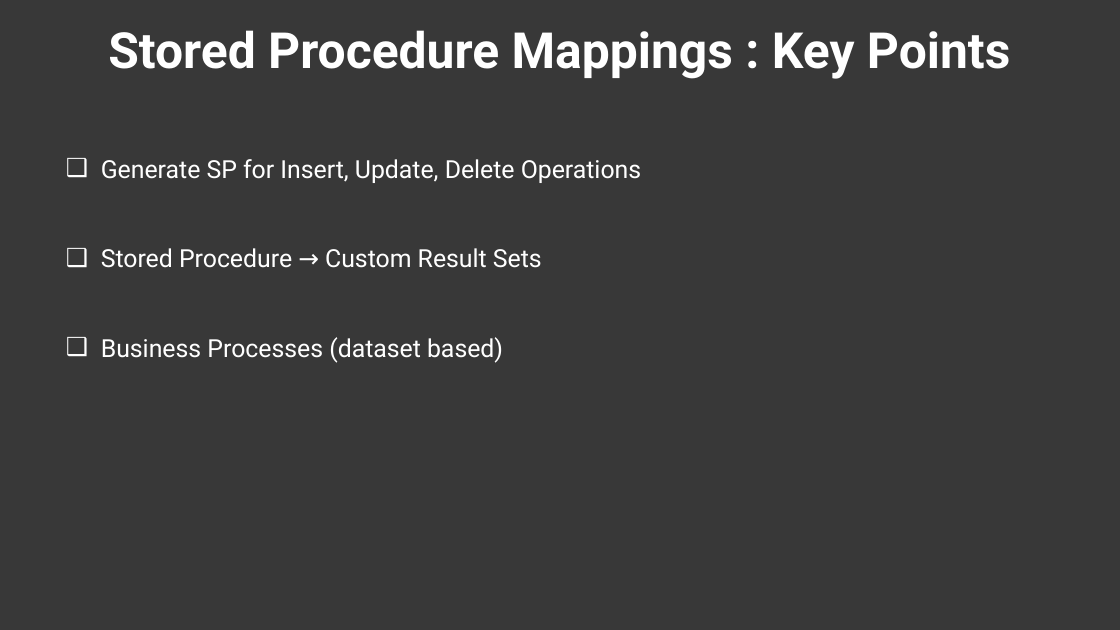
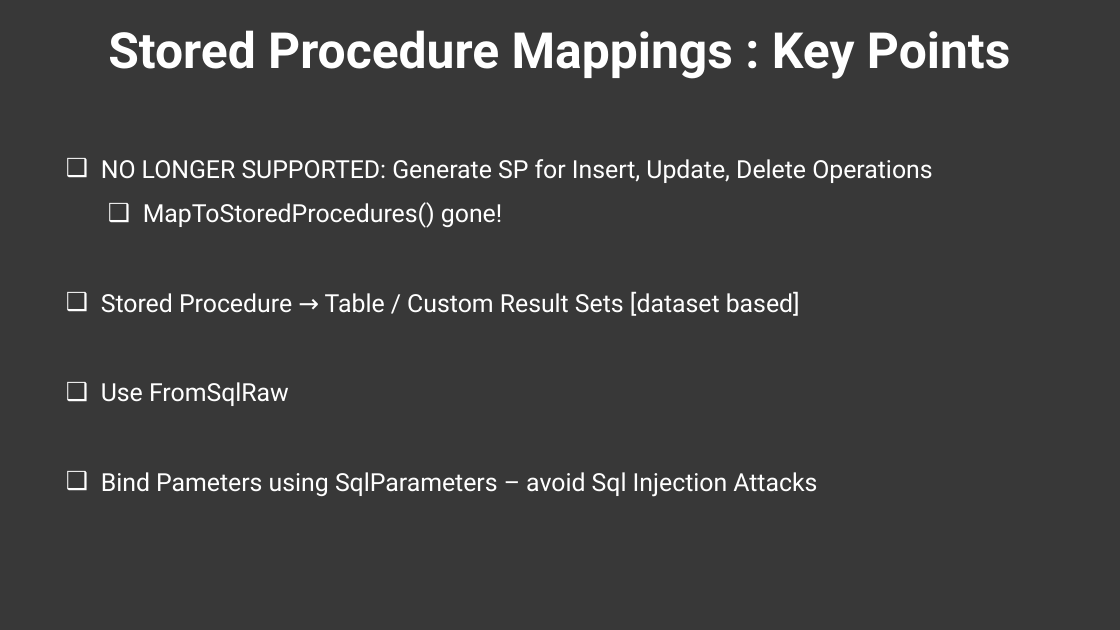
Before and after one commit to twalkerb/Entity-foundation-.NET-6, a slide deck: slide 21 of Sections/Section 3/Entity Fundamentals Using .NET 6_Section 3.pptx. Drawn at 1120x630 pixels with LibreOffice and Linux fonts; fonts in the diff are those of the drawing; background and template pictures are left out; a plain dark background stands for a picture behind light text. Boxes give left, top, right and bottom in pixels: in the first picture for what was removed or moved away, otherwise in the second. Text is boxed around its words. In the diff, an @@ line names an element or a change of style, - is before the commit and + after.

```diff
--- a/Sections/Section 3/Entity Fundamentals Using .NET 6_Section 3.pptx
+++ b/Sections/Section 3/Entity Fundamentals Using .NET 6_Section 3.pptx
@@ text at bbox=[101, 159, 932, 497]: text changed @@
-❑ Generate SP for Insert, Update, Delete Operations
-❑ Stored Procedure → Custom Result Sets
-❑ Business Processes (dataset based)
+❑ NO LONGER SUPPORTED: Generate SP for Insert, Update, Delete Operations
+  ❑ MapToStoredProcedures() gone!
+❑ Stored Procedure → Table / Custom Result Sets [dataset based]
+❑ Use FromSqlRaw
+❑ Bind Pameters using SqlParameters – avoid Sql Injection Attacks
```
Also in this commit, not shown: 1 other slide changed, 31 other files.
